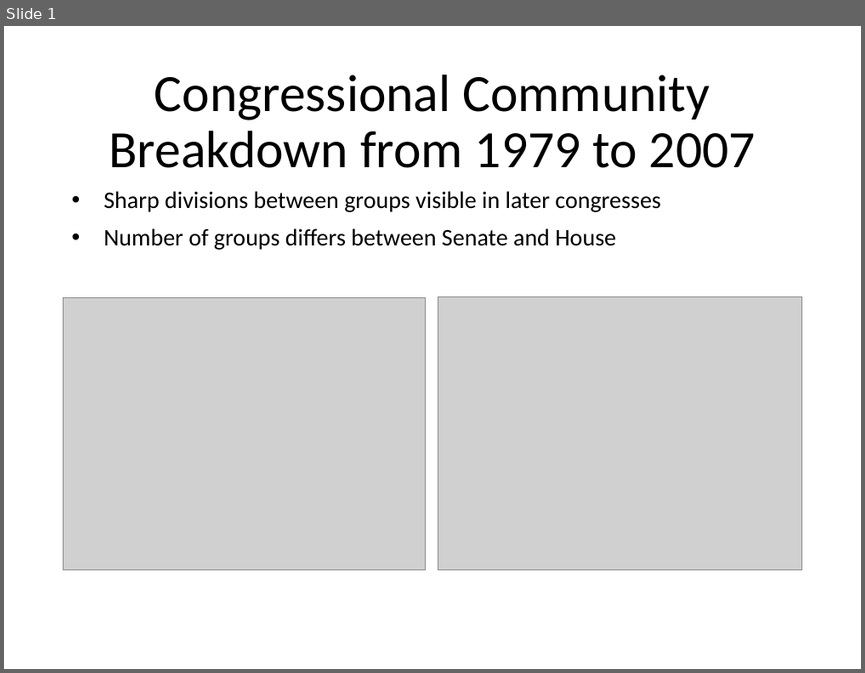
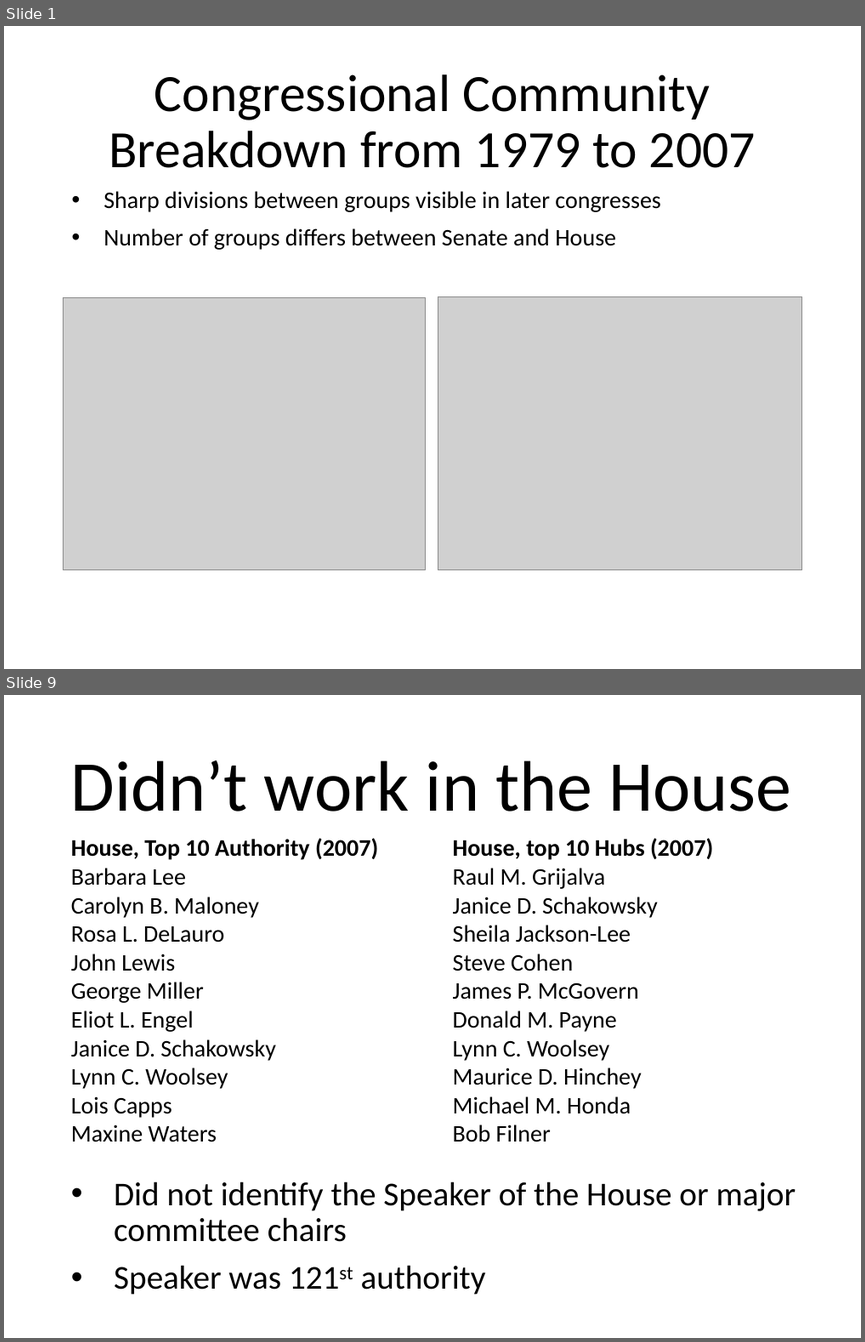
Before and after one commit to TomWerner/congress_cosponsorship, a slide deck: presentation/Final Presentation.pptx. Shown one above the other, each under a label of ours: slide 1 before the commit, slides 1 and 9 after it; the slides between them are not shown. The pictures are 865x673 and 865x1342 pixels, drawn with LibreOffice and Linux fonts; fonts in the diff are those of the drawing; grey boxes stand for pictures. Boxes give left, top, right and bottom in pixels: in the first picture for what was removed or moved away, otherwise in the second. Text is boxed around its words. In the diff, an @@ line names an element or a change of style, - is before the commit and + after.

```diff
--- a/presentation/Final Presentation.pptx
+++ b/presentation/Final Presentation.pptx
@@ slide 9 added at <box>4,695,861,1338</box>, background #FFFFFF @@
@@ title added at <box>71,760,791,811</box>, 60 pt, text #000000 @@
+Didn’t work in the House
@@ text added at <box>71,838,378,1142</box>, 20 pt, text #000000 @@
+House, Top 10 Authority (2007)
+Barbara Lee
+Carolyn B. Maloney
+Rosa L. DeLauro
+John Lewis
+George Miller
+Eliot L. Engel
+Janice D. Schakowsky
+Lynn C. Woolsey
+Lois Capps
+Maxine Waters
@@ text added at <box>453,838,713,1142</box>, 20 pt, text #000000 @@
+House, top 10 Hubs (2007)
+Raul M. Grijalva
+Janice D. Schakowsky
+Sheila Jackson-Lee
+Steve Cohen
+James P. McGovern
+Donald M. Payne
+Lynn C. Woolsey
+Maurice D. Hinchey
+Michael M. Honda
+Bob Filner
@@ text added at <box>114,1181,796,1294</box>, 28 pt, text #000000 @@
+• Did not identify the Speaker of the House or major committee chairs
+• Speaker was 121st authority
```
Also in this commit, not shown: 2 slides changed, 4 other slides added, 1 slide removed, 44 other files.
